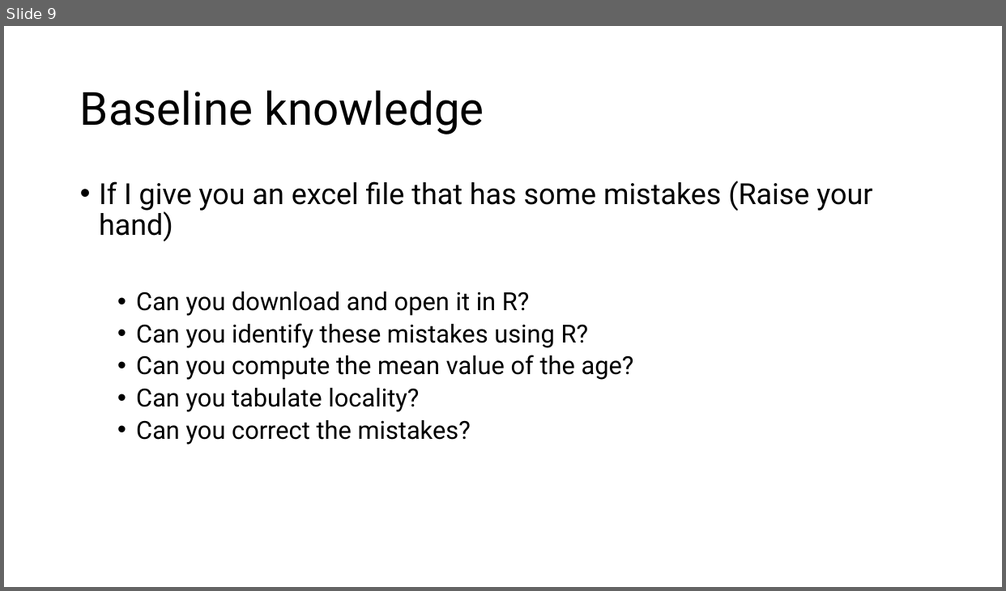
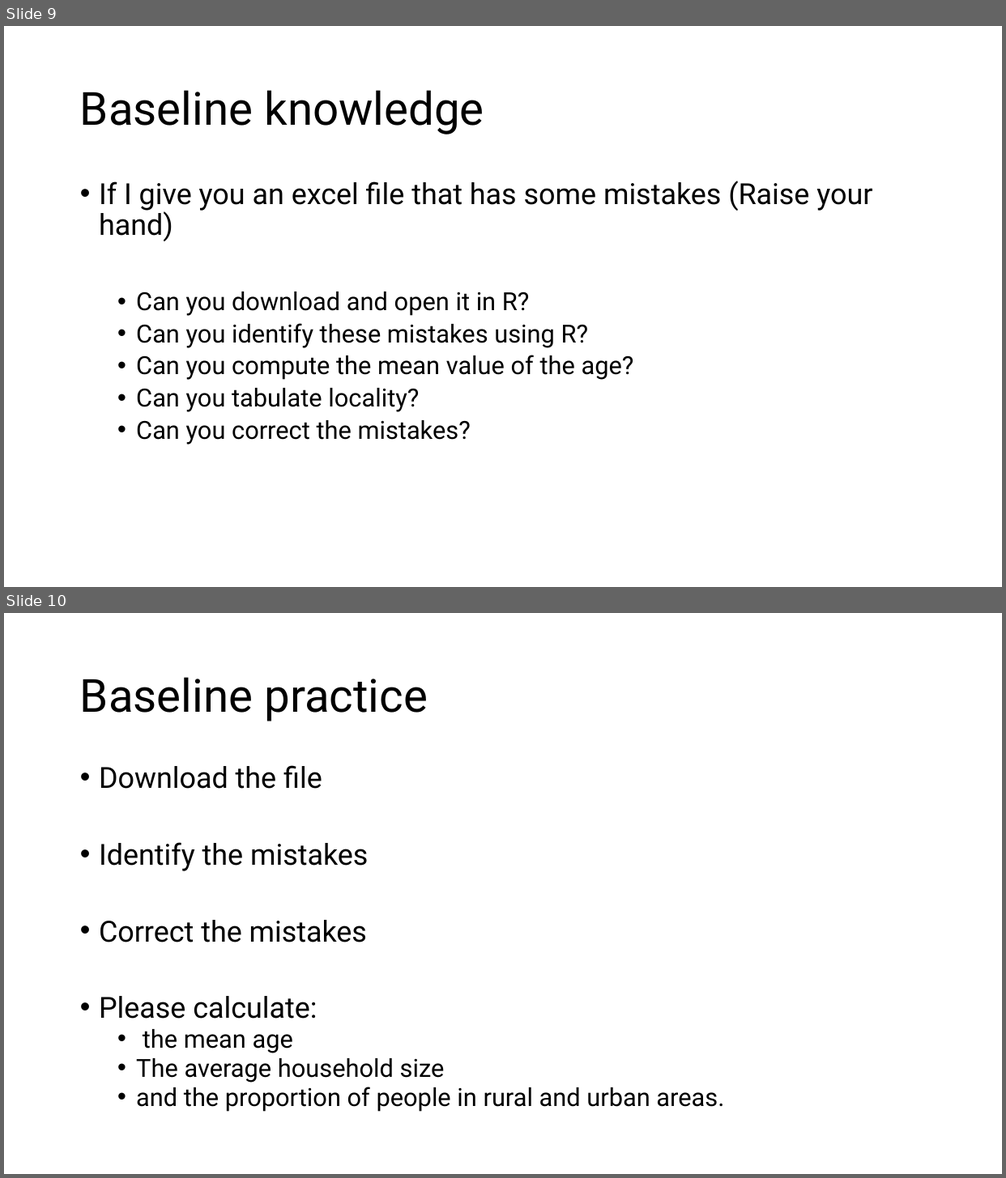
Before and after one commit to hectornajera83/TrainingRKiribati2025, a slide deck: Day 1. Session1.pptx. Shown one above the other, each under a label of ours: slide 9 before the commit, slides 9 and 10 after it. The pictures are 1006x591 and 1006x1178 pixels, drawn with LibreOffice and Linux fonts; fonts in the diff are those of the drawing. Boxes give left, top, right and bottom in pixels: in the first picture for what was removed or moved away, otherwise in the second. Text is boxed around its words. In the diff, an @@ line names an element or a change of style, - is before the commit and + after.

```diff
--- a/Day 1. Session1.pptx
+++ b/Day 1. Session1.pptx
@@ slide 10 added at bbox=[4, 613, 1002, 1174], background #FFFFFF @@
@@ title added at bbox=[80, 677, 428, 722], 44 pt, text #000000 @@
+Baseline practice
@@ text added at bbox=[99, 765, 724, 1112], 24 pt, text #000000 @@
+• Download the file
+• Identify the mistakes
+• Correct the mistakes
+• Please calculate:
+  • the mean age
+  • The average household size
+  • and the proportion of people in rural and urban areas.
```
